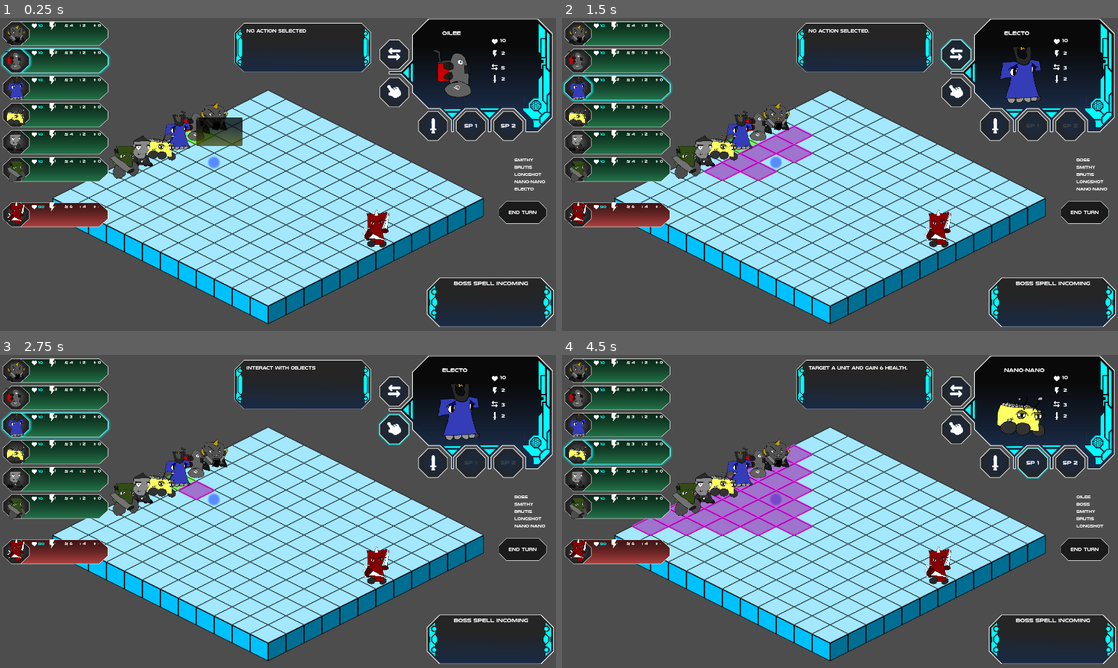
Above: before the commit, frames 1-4 (two rows, left to right).
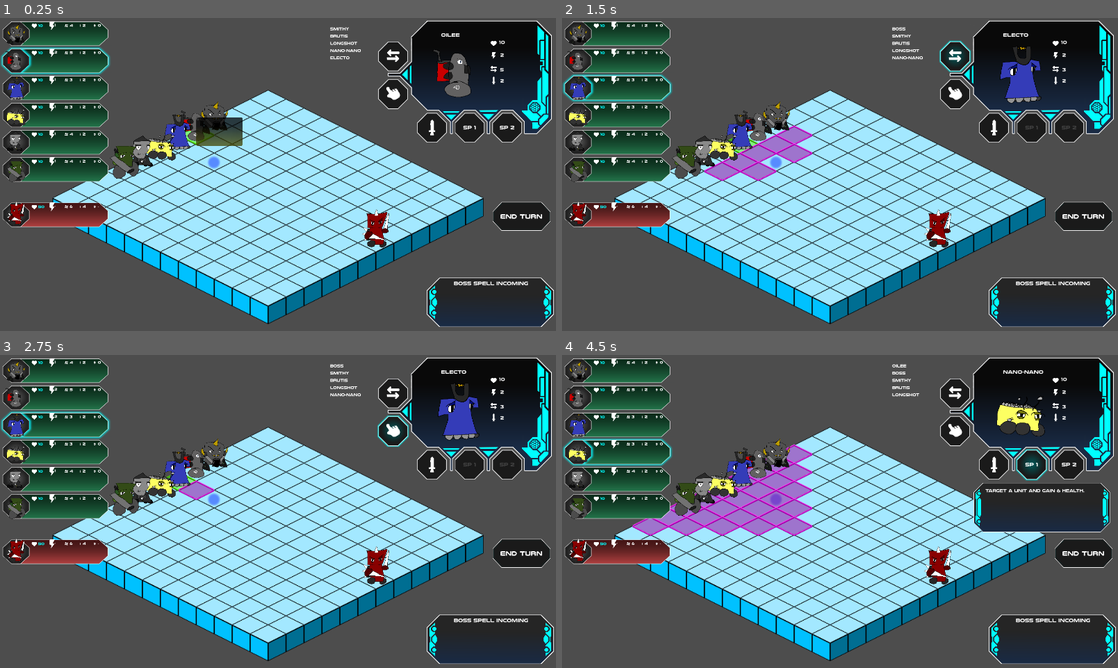
Above: after the commit, the same moments.

Repository: ScottHo/tactics
Game: Godot game, scene res://level.tscn
Same seed, same stepped clock (60 frames per second), same inputs: the game is played once before the commit and once after it.
Inputs (mouse positions are in pixels of both pictures, inside the frame that each line leads up to; where the layout moved, square brackets give the same spot in the first picture):
- Up to frame 1 (0.25 s): no input
- Up to frame 2 (1.5 s): click "End Turn" at 0.5 s; click (956, 55) at 1.25 s
- Up to frame 3 (2.75 s): click (394, 430) at 2 s
- Up to frame 4 (4.5 s): click (995, 464) [995, 461] at 2.75 s; click "End Turn" at 3.5 s; click "SP 1" at 4.25 s

The runs differ from the first frame. In frame 1, 7.4% of the frame differs, in the area x 42-100%, y 0-68%; in frame 2, 7.4%; in frame 3, 7.4%; in frame 4, 11%.

Commit message:
Better Highlight buttons, hide description container

Diff:
--- a/level.gd
+++ b/level.gd
@@ -252,7 +252,7 @@
     return
 
 func resetPlayerServices():
-    menuService.set_description_text("No Action Selected.")
+    menuService.show_description(false)
     moveService.finish()
     actionService.finish()
     interactService.finish()
@@ -320,6 +320,7 @@
     if action_type == ActionType.ACTION2:
         d = currentEntity().action2.description
     menuService.set_description_text(d)
+    menuService.show_description(true)
     return
 
 func actionDone():
--- a/menu.gd
+++ b/menu.gd
@@ -99,13 +99,11 @@
         if entity.action2.cost <= entity.energy:
             action2Button.disabled = false
         updateEntityInfo(entity)
-
-        set_description_text("No Action Selected")
-
     else:
         currentEnergy.text = "-"
         healthLabel.text = str(entity.health)
-        set_description_text("Enemy Turn")
+
+    show_description(false)
     $CharacterContainer/CharacterSprite.texture = entity.sprite.texture_resource()
     $CharacterContainer/CharacterSprite.scale = entity.sprite.texture_scale()*3.5
     if not _tab_dict.is_empty():
@@ -206,3 +204,7 @@
     disableActionButtons()
     $GameOverLabel.text = "You lose!"
     return
+
+func show_description(show):
+    $DescriptionContainer.visible = show
+    return
--- a/menu.tscn
+++ b/menu.tscn
@@ -27,10 +27,10 @@
 [node name="TurnLabelsContainer" type="Control" parent="."]
 layout_mode = 3
 anchors_preset = 0
-offset_left = 1403.35
-offset_top = 395.258
-offset_right = 1443.35
-offset_bottom = 435.258
+offset_left = 893.752
+offset_top = 32.7025
+offset_right = 933.752
+offset_bottom = 72.7025
 
 [node name="FutureTurnsLabel" type="Label" parent="TurnLabelsContainer"]
 layout_mode = 0
@@ -109,10 +109,10 @@
 autowrap_mode = 2
 
 [node name="DescriptionContainer" type="ReferenceRect" parent="."]
-offset_left = 646.839
-offset_top = 13.6589
-offset_right = 1028.84
-offset_bottom = 153.659
+offset_left = 1135.8
+offset_top = 353.256
+offset_right = 1517.8
+offset_bottom = 493.256
 
 [node name="Sci-fi-ui-panels" type="Sprite2D" parent="DescriptionContainer"]
 scale = Vector2(0.2, 0.2)
@@ -130,19 +130,20 @@
 autowrap_mode = 2
 
 [node name="TurnButton" type="Button" parent="."]
-offset_left = 1372.97
-offset_top = 501.585
-offset_right = 1512.97
-offset_bottom = 571.585
-focus_mode = 0
-theme = ExtResource("4_cvwx3")
+offset_left = 1354.97
+offset_top = 502.585
+offset_right = 1524.97
+offset_bottom = 592.585
+focus_mode = 0
+theme = ExtResource("4_cvwx3")
+theme_override_font_sizes/font_size = 18
 text = "End Turn"
 
 [node name="CharacterContainer" type="ReferenceRect" parent="."]
-offset_left = 989.945
-offset_top = -17.4443
-offset_right = 1589.95
-offset_bottom = 382.556
+offset_left = 986.582
+offset_top = -11.558
+offset_right = 1586.58
+offset_bottom = 388.442
 scale = Vector2(0.9, 0.9)
 
 [node name="CharacterBackground" type="Sprite2D" parent="CharacterContainer"]
@@ -152,7 +153,7 @@
 centered = false
 
 [node name="CharacterSprite" type="Sprite2D" parent="CharacterContainer"]
-position = Vector2(222.479, 85.7703)
+position = Vector2(225.122, 79.8243)
 scale = Vector2(0.3, 0.3)
 texture = ExtResource("8_pd4nx")
 centered = false
Binary file changed: Assets/panel_button.png
Binary file changed: Assets/panel_button_glow.png
